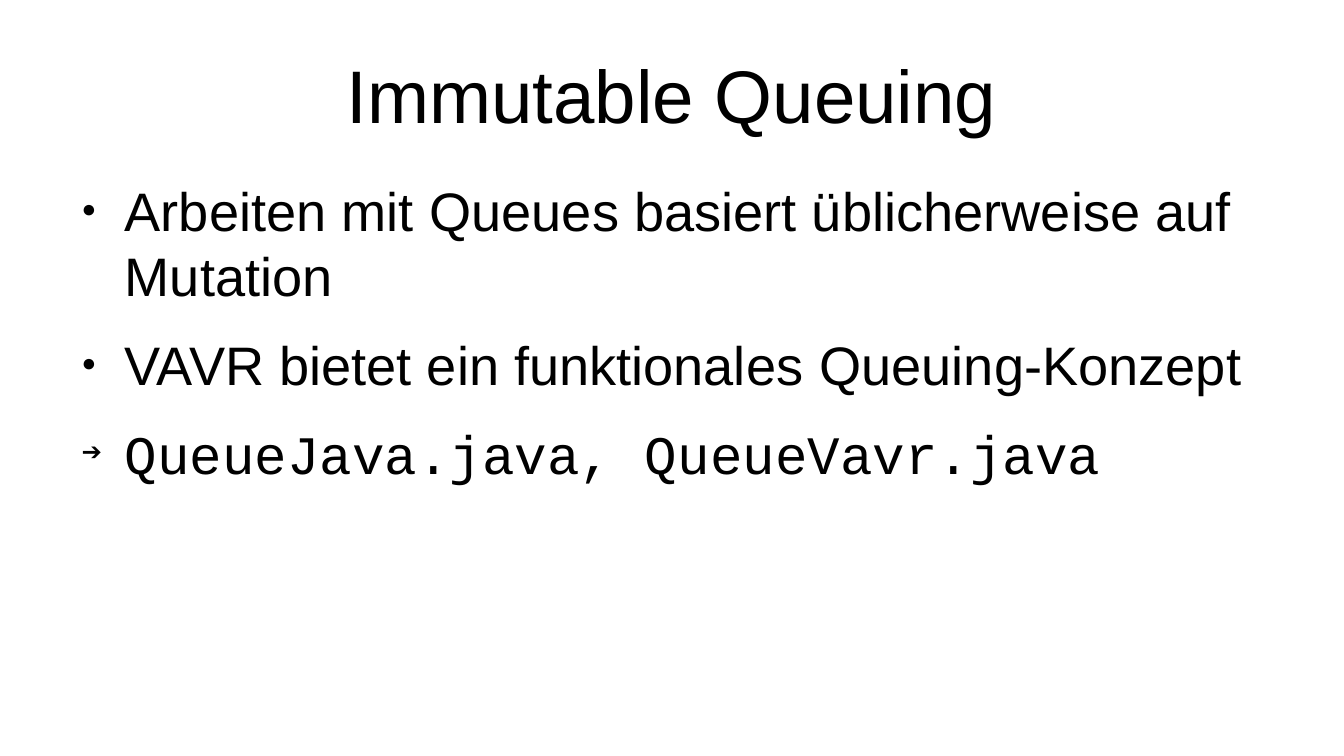
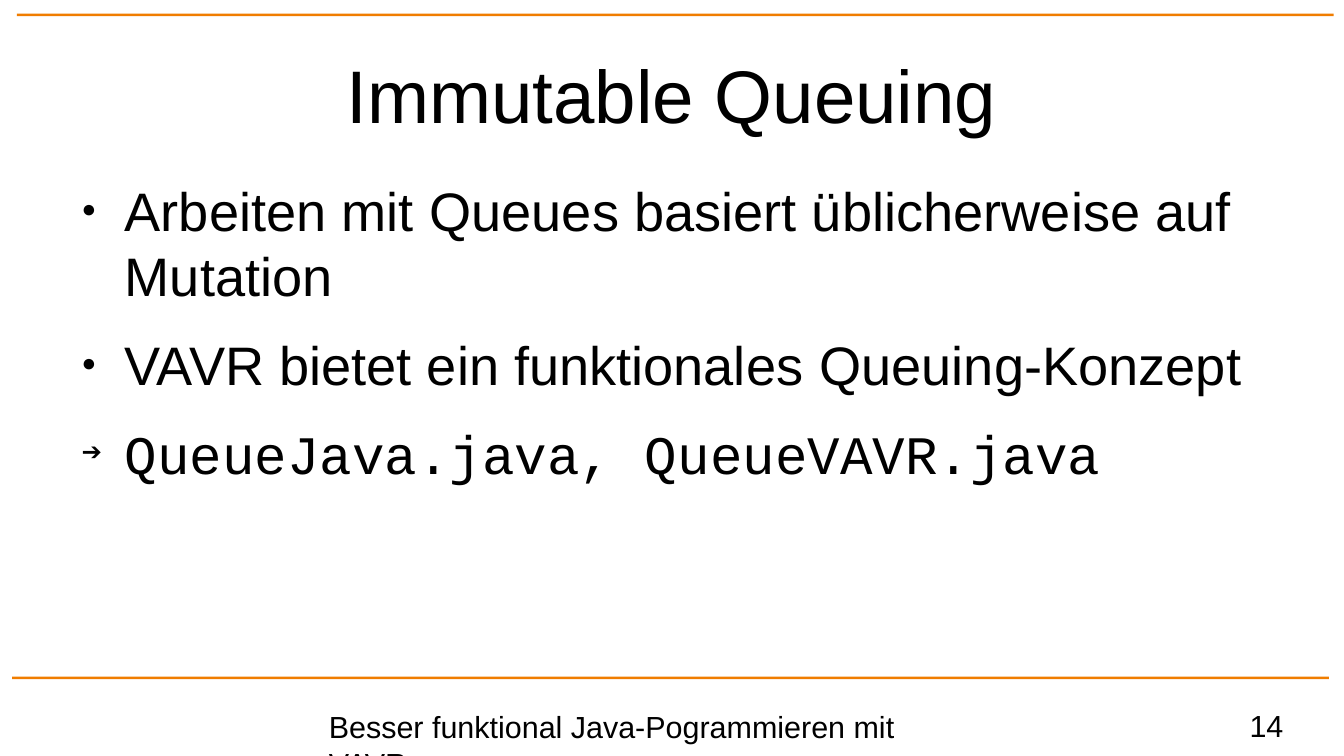
Before and after one commit to p3et/vavr-demo, a slide deck: slide 14 of coffee talk.odp (slide 13 before the commit). Drawn at 1344x756 pixels with LibreOffice and Linux fonts; fonts in the diff are those of the drawing; background and template pictures are left out. Boxes give left, top, right and bottom in pixels: in the first picture for what was removed or moved away, otherwise in the second. Text is boxed around its words. In the diff, an @@ line names an element or a change of style, - is before the commit and + after.

```diff
--- a/coffee talk.odp
+++ b/coffee talk.odp
@@ line added from (17, 15) to (1334, 15), #F07D00 1.5 pt @@
@@ text at (125, 435, 1100, 486): text changed @@
-➔ QueueJava.java, QueueVavr.java
+➔ QueueJava.java, QueueVAVR.java
@@ line added from (12, 678) to (1329, 678), #F07D00 1.5 pt @@
@@ text added at (329, 716, 895, 744), 18 pt, text #000000 @@
+Besser funktional Java-Pogrammieren mit VAVR
@@ page number added at (1250, 716, 1284, 737), 18 pt, text #000000 @@
+14
```
Also in this commit, not shown: 40 other slides changed, 2 slides added, 1 slide removed.
